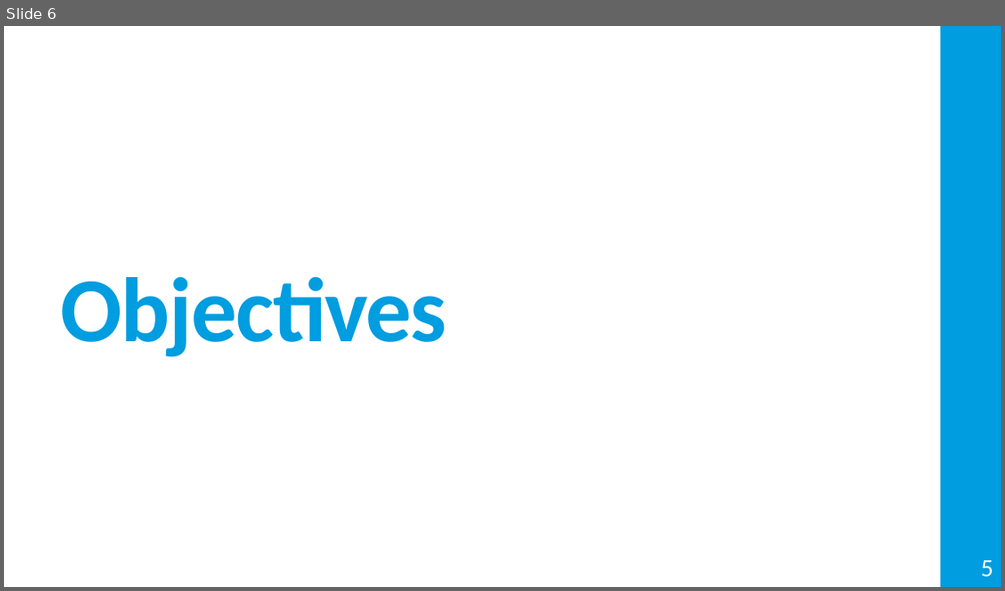
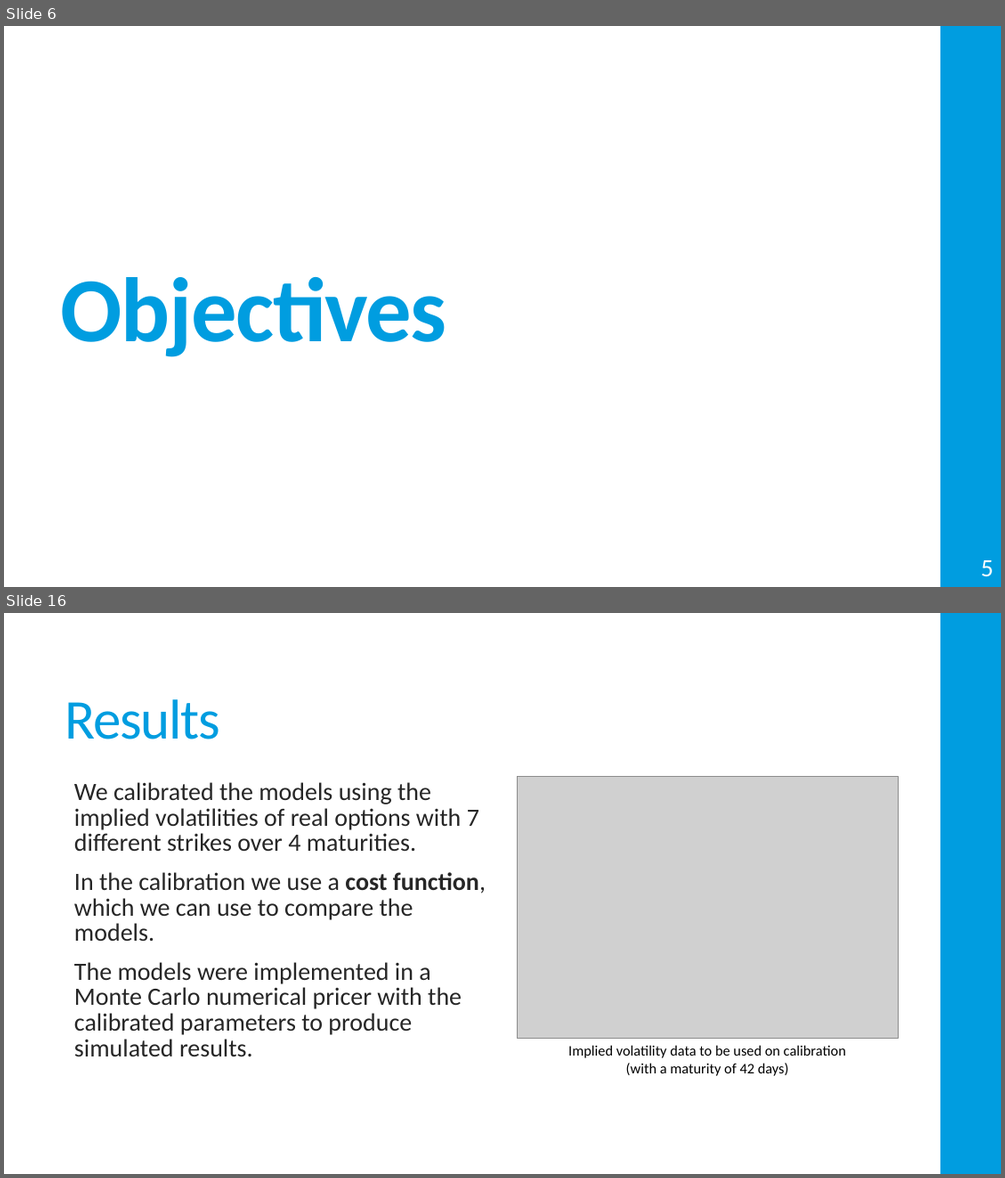
Before and after one commit to Miguel-Ribeiro-IST/Thesis, a slide deck: Presentation.pptx. Shown one above the other, each under a label of ours: slide 6 before the commit, slides 6 and 16 after it; the slides between them are not shown. The pictures are 1005x591 and 1005x1178 pixels, drawn with LibreOffice and Linux fonts; fonts in the diff are those of the drawing; grey boxes stand for pictures. Boxes give left, top, right and bottom in pixels: in the first picture for what was removed or moved away, otherwise in the second. Text is boxed around its words. In the diff, an @@ line names an element or a change of style, - is before the commit and + after.

```diff
--- a/Presentation.pptx
+++ b/Presentation.pptx
@@ slide 16 added at [4, 613, 1001, 1174], background #FFFFFF; not listed: 1 template element that a slide beside it also shows @@
@@ title added at [65, 699, 220, 739], 54 pt, text #009DE0 @@
+Results
@@ text added at [74, 782, 485, 1056], 24 pt, text #262626 @@
+  We calibrated the models using the implied volatilities of real options with 7 different strikes over 4 maturities.
+  In the calibration we use a cost function, which we can use to compare the models.
+  The models were implemented in a Monte Carlo numerical pricer with the calibrated parameters to produce simulated results.
@@ picture added at [517, 777, 898, 1038] @@
@@ text added at [568, 1045, 846, 1076], 14 pt, text #000000 @@
+Implied volatility data to be used on calibration
+(with a maturity of 42 days)
```
Also in this commit, not shown: 3 slides changed, 11 other slides added, 15 other files.
